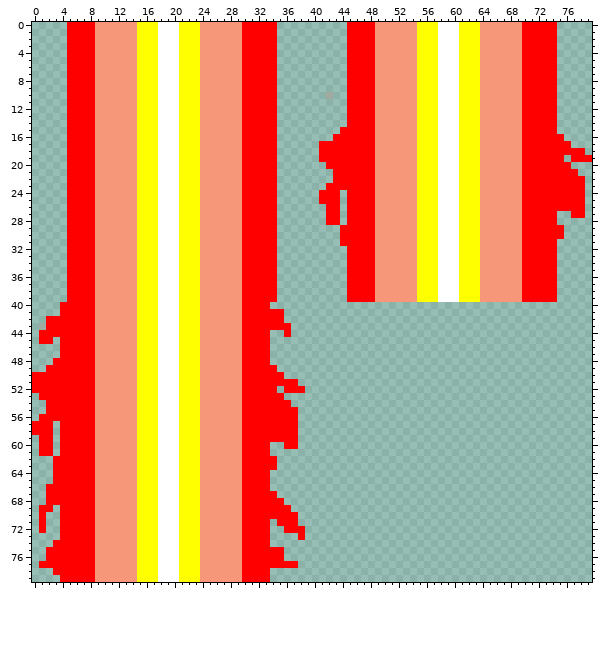
Two versions of one sprite sheet, data/sprites/beam.png. Above: the version before the commit.
The file is 80x80 pixels. Pixels under 10% opacity are left out.
The result:
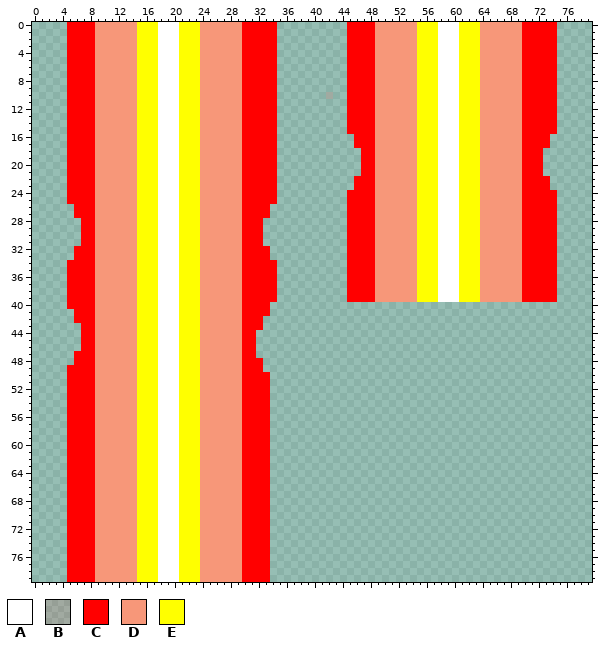
Palette (. is transparent): A #ffffff  B #ff00001b  C #ff0000  D #f79779  E #ffff00
The exact change:
Changed rows in their new state; - is an unchanged pixel.
first column x 5:
15 ---------------------------------------.-----------------------------------
16 --------------------------------------...----------------------------..----
17 ------------------------------------.....----------------------------...---
18 ------------------------------------......--------------------------......-
19 ------------------------------------......--------------------------...-...
20 -------------------------------------.....--------------------------....---
21 --------------------------------------....--------------------------.....--
22 --------------------------------------...----------------------------.....-
23 -------------------------------------....----------------------------.....-
24 ------------------------------------...-------------------------------....-
25 ------------------------------------...-------------------------------....-
26 .----------------------------.-------..-------------------------------....-
27 .----------------------------.-------..---------------------------------..-
28 ..--------------------------..-------..------------------------------------
29 ..--------------------------..---------.------------------------------.----
30 ..--------------------------..---------.------------------------------.----
31 ..--------------------------..---------.-----------------------------------
32 .----------------------------.---------------------------------------------
33 .----------------------------.---------------------------------------------
first column x 0:
40 ----.----------------------------------
41 ----..----------------------------..---
42 --....---------------------------...---
43 -......--------------------------....--
44 -......-------------------------..--.--
45 -..-...-------------------------..-----
46 ----...-------------------------..-----
47 ----..--------------------------..-----
48 ---...---------------------------.-----
49 --...----------------------------..----
50 .....-----------------------------..---
51 .....-----------------------------....-
52 .....-----------------------------.-...
53 -....-----------------------------..---
54 --...-----------------------------...--
55 --...-----------------------------....-
56 -....-----------------------------....-
57 ...-.-----------------------------....-
58 ...-.-----------------------------....-
59 -..-.-----------------------------....-
60 -..-.-------------------------------..-
61 -..-.----------------------------------
62 ---..-----------------------------.----
63 ---..-----------------------------.----
64 ---..----------------------------------
65 ---..----------------------------------
66 --...----------------------------------
67 --...-----------------------------.----
68 --...-----------------------------..---
69 -..-.-----------------------------...--
70 -.--.-----------------------------....-
71 -.--.------------------------------...-
72 -.--.-------------------------------...
73 ----.---------------------------------.
74 ---..----------------------------------
75 --...-----------------------------..---
76 --...-----------------------------..---
77 -....-----------------------------....-
78 ---..----------------------------------
79 ----.----------------------------------
Changed places in both pictures, as pixel boxes (x1, y1, x2, y2):
erased: (319, 127, 361, 246)
erased: (543, 134, 592, 239)
erased: (67, 204, 81, 260)
erased: (263, 204, 277, 260)
erased: (32, 302, 81, 582)
erased: (256, 309, 305, 568)
